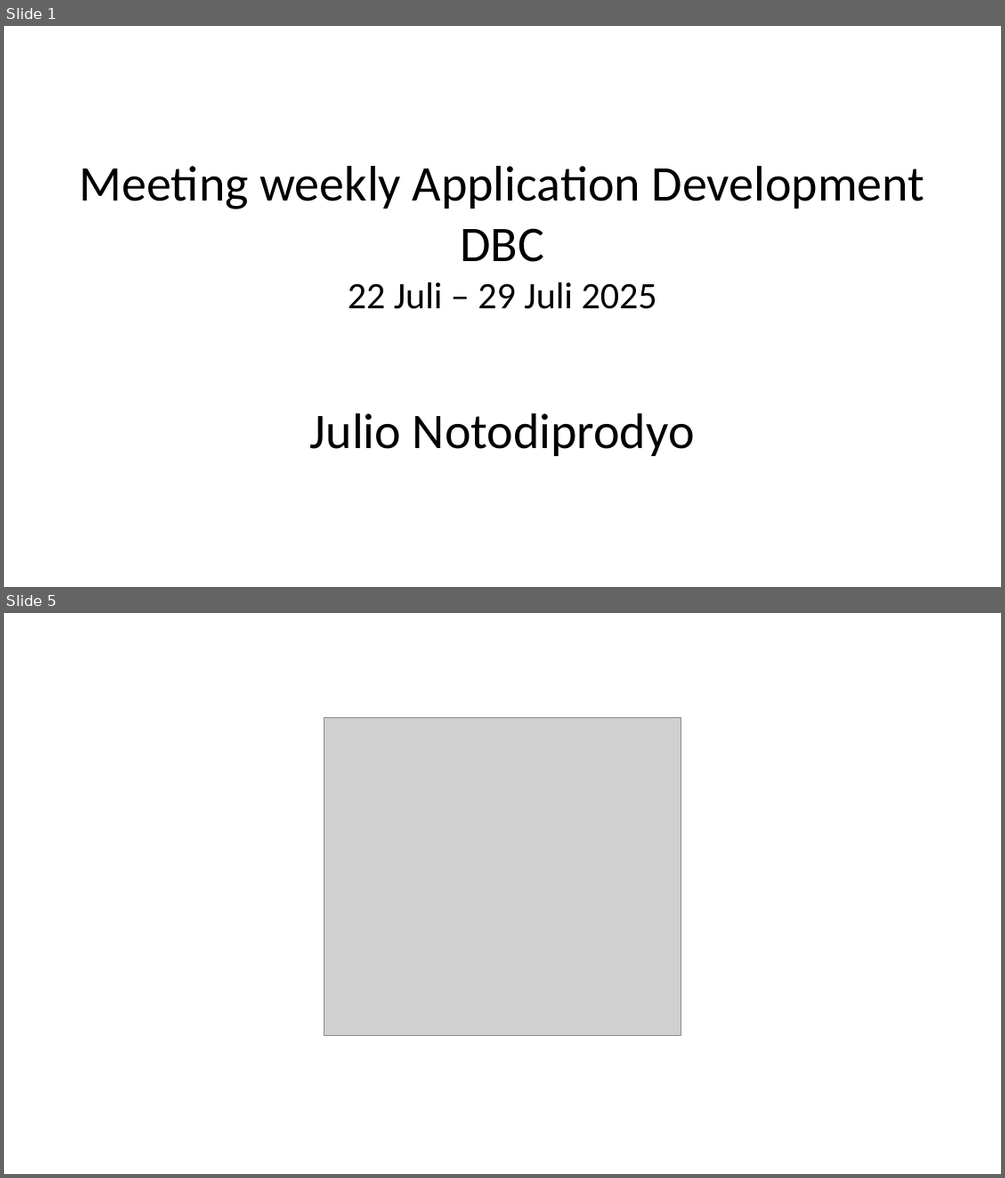
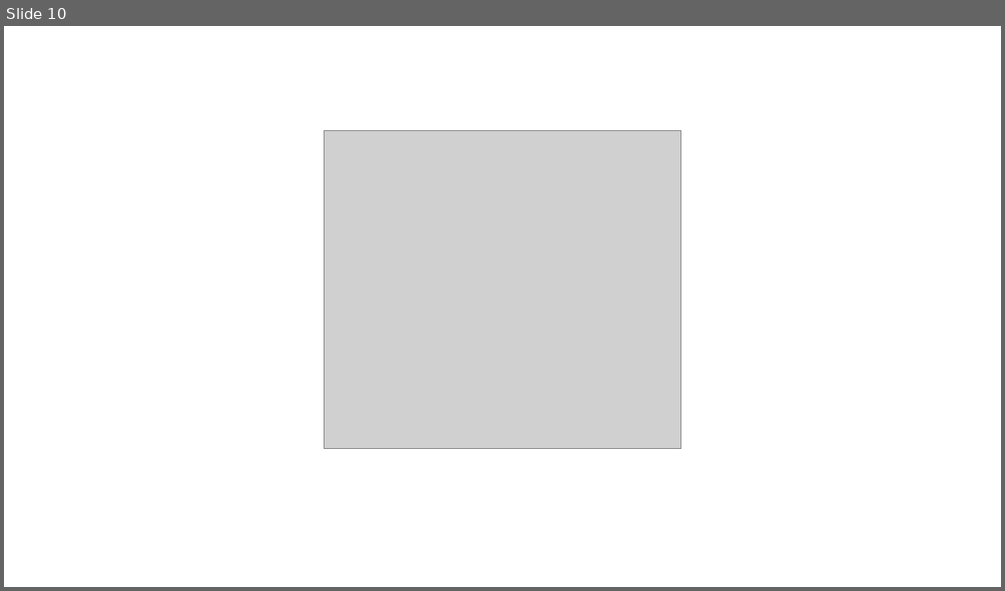
Before and after one commit to njulioiyoo/code-analysis-laravel-nodejs, a slide deck: slides/JNO - Sharing Session Code Analysis.pptx. Shown one above the other, each under a label of ours: slides 1 and 5 before the commit, slide 10 after it; the slides between them are not shown. The pictures are 1005x1178 and 1005x591 pixels, drawn with LibreOffice and Linux fonts; fonts in the diff are those of the drawing; grey boxes stand for pictures; background and template pictures are left out. Boxes give left, top, right and bottom in pixels: in the first picture for what was removed or moved away, otherwise in the second. Text is boxed around its words. In the diff, an @@ line names an element or a change of style, - is before the commit and + after.

```diff
--- a/slides/JNO - Sharing Session Code Analysis.pptx
+++ b/slides/JNO - Sharing Session Code Analysis.pptx
@@ slide 1 removed at (x1=4, y1=26, x2=1001, y2=587), background picture (left out) @@
@@ text removed at (x1=80, y1=166, x2=924, y2=456) @@
-Meeting weekly Application Development DBC
-22 Juli – 29 Juli 2025
-Julio Notodiprodyo
@@ what was slide 5 is now slide 10 @@
```
Also in this commit, not shown: 9 slides added, 3 other slides removed, 25 other files.
